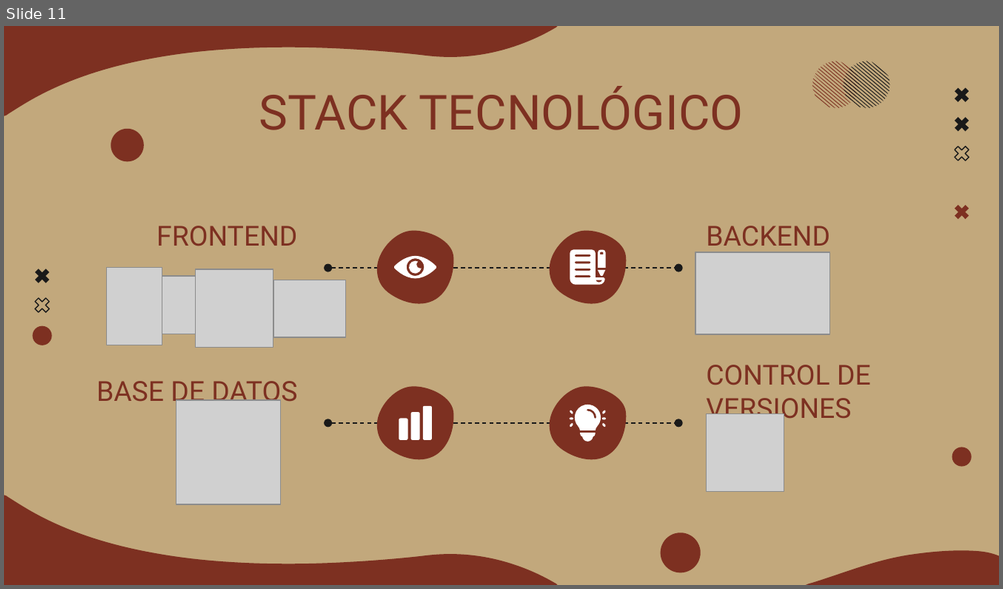
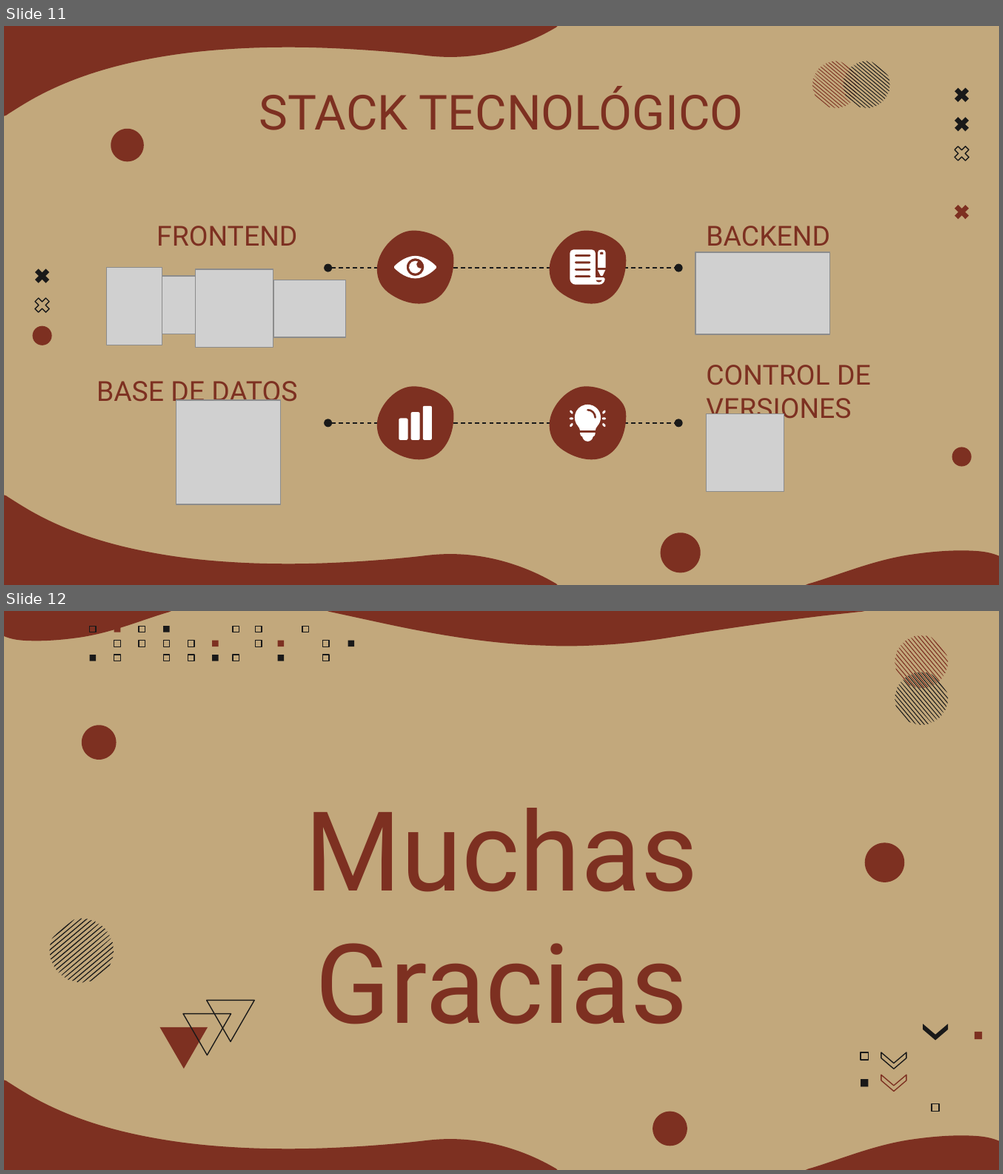
Before and after one commit to tutiloxhd/Capstone, a slide deck: 001D/Grupo 1/Fase 1/Evidencias Grupales/Presentación Proyecto.pptx. Shown one above the other, each under a label of ours: slide 11 before the commit, slides 11 and 12 after it. The pictures are 1003x589 and 1003x1174 pixels, drawn with LibreOffice and Linux fonts; fonts in the diff are those of the drawing; grey boxes stand for pictures. Boxes give left, top, right and bottom in pixels: in the first picture for what was removed or moved away, otherwise in the second. Text is boxed around its words. In the diff, an @@ line names an element or a change of style, - is before the commit and + after.

```diff
--- a/001D/Grupo 1/Fase 1/Evidencias Grupales/Presentación Proyecto.pptx
+++ b/001D/Grupo 1/Fase 1/Evidencias Grupales/Presentación Proyecto.pptx
@@ slide 12 added at [4,611,999,1170], background #C2A87C; not listed: 2 template elements that a slide beside it also shows @@
@@ freeform shape added at [4,611,171,641], fill #7D3021 @@
@@ freeform shape added at [327,611,865,646], fill #7D3021 @@
@@ group added at [90,626,354,661]: 24 rectangles @@
@@ group added at [894,635,948,726]: 32 freeform shapes @@
@@ ellipse added at [82,726,116,760], fill #7D3021 @@
@@ title added at [304,808,697,1025], 80 pt, text #7D3021 @@
+Muchas Gracias
@@ ellipse added at [865,843,904,883], fill #7D3021 @@
@@ group added at [50,918,114,983]: 16 freeform shapes @@
@@ triangle added at [207,980,267,1042], outline #191919 0.75 pt @@
@@ triangle added at [160,1007,220,1069], fill #7D3021 @@
@@ triangle added at [183,994,243,1056], outline #191919 0.75 pt @@
@@ group added at [860,1024,982,1112]: 4 rectangles, 3 chevrons @@
@@ ellipse added at [652,1112,687,1147], fill #7D3021 @@
```
